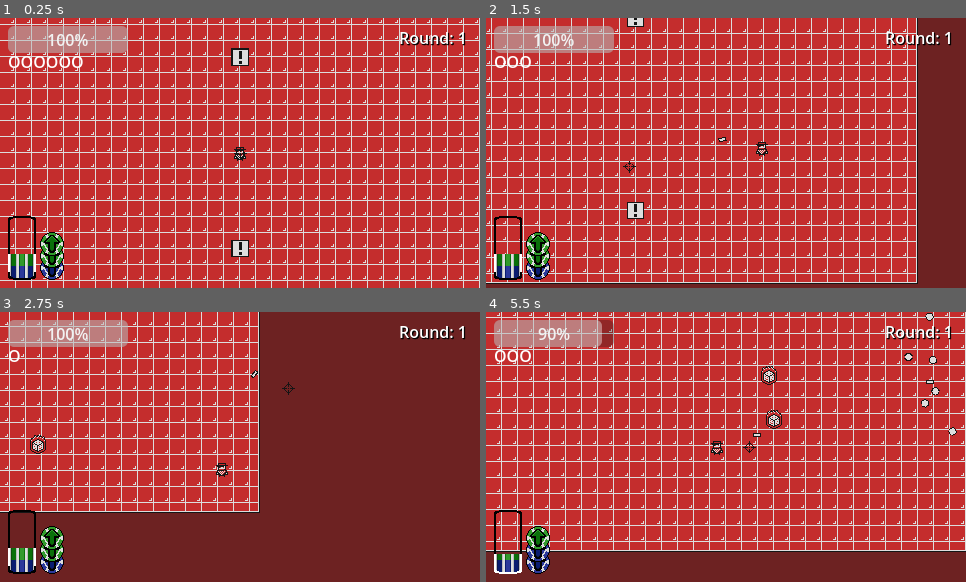
Above: before the commit, frames 1-4 (two rows, left to right).
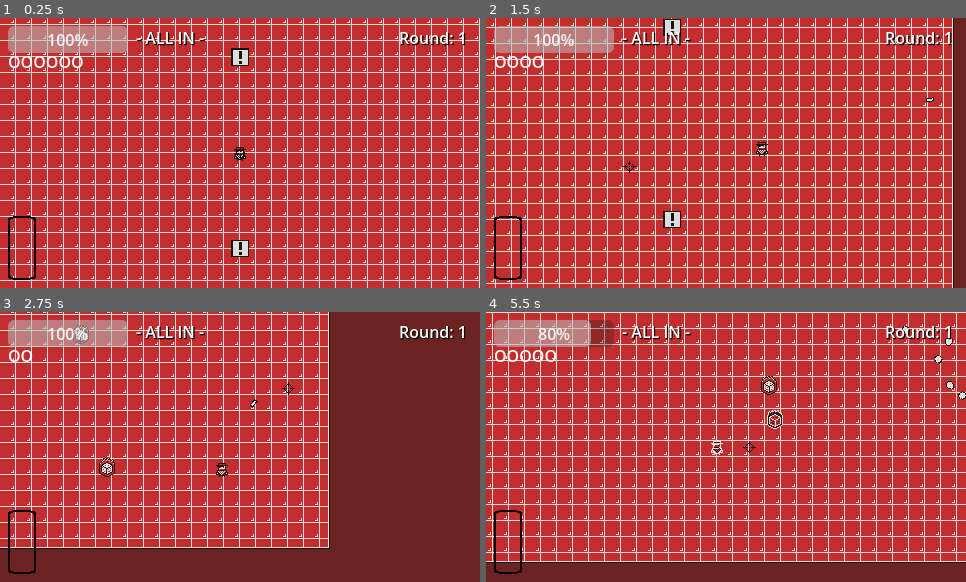
Above: after the commit, the same moments.

Repository: saffron247/lnd-casino
Game: Godot game, scene res://scenes/screens/screen_master.tscn
Same seed, same stepped clock (60 frames per second), same inputs: the game is played once before the commit and once after it.
Inputs (mouse positions are in pixels of both pictures, inside the frame that each line leads up to):
- Up to frame 1 (0.25 s): no input
- Up to frame 2 (1.5 s): tap Enter at 0.5 s; move the mouse to (831, 139) at 0.52 s; press the mouse at (831, 139) at 0.53 s; hold D (right) 0.53-1.28 s; move the mouse to (630, 166) at 1.27 s; release the mouse at (630, 166) at 1.28 s; hold S (down) from 1.28 s (still down); click (630, 166) at 1.35 s
- Up to frame 3 (2.75 s): move the mouse to (288, 387) at 2.02 s; release S (down) at 2.03 s; press the mouse at (288, 387) at 2.03 s; hold D (right) from 2.03 s (still down)
- Up to frame 4 (5.5 s): move the mouse to (702, 501) at 2.77 s; release D (right) at 2.78 s; release the mouse at (702, 501) at 2.78 s; hold W (up) 2.78-3.53 s; click (702, 501) at 2.85 s; move the mouse to (870, 487) at 3.52 s; press the mouse at (870, 487) at 3.53 s; hold A (left) 3.53-5.03 s; move the mouse to (582, 406) at 4.27 s; release the mouse at (582, 406) at 4.28 s; click (582, 406) at 4.35 s; move the mouse to (750, 447) at 5.02 s; press the mouse at (750, 447) at 5.03 s; hold S (down) from 5.03 s (still down)

The runs differ from the first frame. In frame 1, 1.6% of the frame differs, in the area x 1-43%, y 5-98%; in frame 2, 34%, in the area x 0-98%, y 0-100%; in frame 3, 32%; in frame 4, 30%.

Commit message:
0.0.13 choice UI

Diff:
--- a/project.godot
+++ b/project.godot
@@ -80,6 +80,11 @@
 "events": [Object(InputEventKey,"resource_local_to_scene":false,"resource_name":"","device":-1,"window_id":0,"alt_press …(195 unchanged characters)…
 ]
 }
+select={
+"deadzone": 0.2,
+"events": [Object(InputEventMouseButton,"resource_local_to_scene":false,"resource_name":"","device":-1,"window_id":0,"alt_pressed":false,"shift_pressed":false,"ctrl_pressed":false,"meta_pressed":false,"button_mask":1,"position":Vector2(316, 23),"global_position":Vector2(328, 83),"factor":1.0,"button_index":1,"canceled":false,"pressed":true,"double_click":false,"script":null)
+]
+}
 
 [layer_names]
 
--- a/scenes/chips/chip_damage_up.tscn
+++ b/scenes/chips/chip_damage_up.tscn
@@ -7,5 +7,7 @@
 
 [node name="ChipDamageUp" unique_id=1764459190 instance=ExtResource("1_du1fb")]
 script = ExtResource("2_4golu")
+chip_name = "Damage Up"
+chip_description = "+20% Damage"
 full_texture = ExtResource("3_i30i2")
 stack_texture = ExtResource("4_wj2u1")
--- a/scenes/chips/chip_fire_rate_up.tscn
+++ b/scenes/chips/chip_fire_rate_up.tscn
@@ -7,5 +7,7 @@
 
 [node name="ChipFireRateUp" unique_id=1764459190 instance=ExtResource("1_a6d4a")]
 script = ExtResource("2_h5mby")
+chip_name = "Fire Rate Up"
+chip_description = "+20% Fire Rate"
 full_texture = ExtResource("3_de4dn")
 stack_texture = ExtResource("4_6w3o4")
--- a/scenes/chips/chip_speed_up.tscn
+++ b/scenes/chips/chip_speed_up.tscn
@@ -7,5 +7,7 @@
 
 [node name="ChipSpeedUp" unique_id=1764459190 instance=ExtResource("1_0utlf")]
 script = ExtResource("2_7de3f")
+chip_name = "Speed Up"
+chip_description = "+20% Movement Speed"
 full_texture = ExtResource("3_grqkp")
 stack_texture = ExtResource("4_ldbn7")
--- /dev/null
+++ b/scenes/gui/choice_menu.tscn
@@ -0,0 +1,39 @@
+[gd_scene format=3 uid="uid://c1agk7k13u6np"]
+
+[ext_resource type="Script" uid="uid://e6tj84qk5c6j" path="res://scripts/gui/choice_menu.gd" id="1_lli5r"]
+[ext_resource type="PackedScene" uid="uid://dx16wtws7qpli" path="res://scenes/gui/deal_choice.tscn" id="2_kvf6a"]
+[ext_resource type="PackedScene" uid="uid://db1i8x24gwlyb" path="res://scenes/chips/chip_damage_up.tscn" id="3_dvqst"]
+[ext_resource type="PackedScene" uid="uid://b2o4gvgtc7vmh" path="res://scenes/chips/chip_fire_rate_up.tscn" id="4_hx8ie"]
+[ext_resource type="PackedScene" uid="uid://s2x4efby21b1" path="res://scenes/chips/chip_speed_up.tscn" id="5_5a5l1"]
+
+[node name="ChoiceMenu" type="Control" unique_id=1239083834]
+layout_mode = 3
+anchors_preset = 0
+offset_right = 40.0
+offset_bottom = 40.0
+script = ExtResource("1_lli5r")
+
+[node name="HBoxContainer" type="HBoxContainer" parent="." unique_id=700023818]
+layout_mode = 0
+offset_left = 64.0
+offset_top = 56.0
+offset_right = 416.0
+offset_bottom = 216.0
+theme_override_constants/separation = 36
+alignment = 1
+
+[node name="DealChoice" parent="HBoxContainer" unique_id=422250653 instance=ExtResource("2_kvf6a")]
+layout_mode = 2
+chip = ExtResource("3_dvqst")
+
+[node name="DealChoice2" parent="HBoxContainer" unique_id=138349780 instance=ExtResource("2_kvf6a")]
+layout_mode = 2
+chip = ExtResource("4_hx8ie")
+
+[node name="DealChoice3" parent="HBoxContainer" unique_id=2067369246 instance=ExtResource("2_kvf6a")]
+layout_mode = 2
+chip = ExtResource("5_5a5l1")
+
+[connection signal="choice_selected" from="HBoxContainer/DealChoice" to="." method="_on_deal_choice_choice_selected"]
+[connection signal="choice_selected" from="HBoxContainer/DealChoice2" to="." method="_on_deal_choice_choice_selected"]
+[connection signal="choice_selected" from="HBoxContainer/DealChoice3" to="." method="_on_deal_choice_choice_selected"]
--- /dev/null
+++ b/scenes/gui/deal_choice.tscn
@@ -0,0 +1,73 @@
+[gd_scene format=3 uid="uid://dx16wtws7qpli"]
+
+[ext_resource type="Script" uid="uid://bve61jhkgli7g" path="res://scripts/gui/deal_choice.gd" id="1_pekyf"]
+[ext_resource type="Texture2D" uid="uid://beifdqurg3t7f" path="res://assets/chips/chip_damage_up.png" id="2_y7bb5"]
+
+[sub_resource type="LabelSettings" id="LabelSettings_pekyf"]
+shadow_color = Color(0, 0, 0, 1)
+
+[sub_resource type="LabelSettings" id="LabelSettings_5cvcl"]
+font_size = 10
+shadow_color = Color(0, 0, 0, 1)
+shadow_offset = Vector2(0.5, 0.5)
+
+[sub_resource type="LabelSettings" id="LabelSettings_nri4b"]
+font_size = 6
+
+[node name="DealChoice" type="ColorRect" unique_id=422250653]
+custom_minimum_size = Vector2(87, 144)
+offset_right = 87.0
+offset_bottom = 144.0
+pivot_offset = Vector2(44, 67)
+size_flags_horizontal = 4
+size_flags_vertical = 4
+color = Color(0.7411765, 0.22352941, 0.21568628, 1)
+script = ExtResource("1_pekyf")
+
+[node name="HeaderLabel" type="Label" parent="." unique_id=542739479]
+layout_mode = 0
+offset_right = 87.0
+offset_bottom = 23.0
+text = "- FREE -"
+label_settings = SubResource("LabelSettings_pekyf")
+horizontal_alignment = 1
+
+[node name="ChipTexture" type="TextureRect" parent="." unique_id=2069525865]
+layout_mode = 0
+offset_left = 23.5
+offset_top = 40.0
+offset_right = 63.5
+offset_bottom = 80.0
+texture = ExtResource("2_y7bb5")
+
+[node name="ChipNameLabel" type="Label" parent="." unique_id=312156378]
+layout_mode = 0
+offset_top = 80.0
+offset_right = 87.0
+offset_bottom = 96.0
+text = "Damage Up"
+label_settings = SubResource("LabelSettings_5cvcl")
+horizontal_alignment = 1
+
+[node name="ChipDescLabel" type="Label" parent="." unique_id=1606042383]
+layout_mode = 0
+offset_top = 96.0
+offset_right = 87.0
+offset_bottom = 112.0
+text = "+20% Damage"
+label_settings = SubResource("LabelSettings_nri4b")
+horizontal_alignment = 1
+
+[node name="FooterLabel" type="Label" parent="." unique_id=2025219264]
+layout_mode = 0
+offset_top = 120.0
+offset_right = 87.0
+offset_bottom = 143.0
+text = "- FREE -"
+label_settings = SubResource("LabelSettings_pekyf")
+horizontal_alignment = 1
+
+[connection signal="gui_input" from="." to="." method="_on_gui_input"]
+[connection signal="mouse_entered" from="." to="." method="_on_mouse_entered"]
+[connection signal="mouse_exited" from="." to="." method="_on_mouse_exited"]
+[connection signal="tree_entered" from="." to="." method="_on_tree_entered"]
--- a/scenes/screens/screen_game.tscn
+++ b/scenes/screens/screen_game.tscn
@@ -8,6 +8,7 @@
 [ext_resource type="PackedScene" uid="uid://b6rosba8uyuww" path="res://scenes/gui/stack_slot.tscn" id="7_gj5na"]
 [ext_resource type="PackedScene" uid="uid://bggsjubo4gbsg" path="res://scenes/gui/pause_menu.tscn" id="7_t1mv0"]
 [ext_resource type="Texture2D" uid="uid://opkvhm7fvsk3" path="res://assets/gui/chip_stack.png" id="7_vaw4v"]
+[ext_resource type="PackedScene" uid="uid://c1agk7k13u6np" path="res://scenes/gui/choice_menu.tscn" id="9_gj5na"]
 
 [sub_resource type="NavigationPolygon" id="NavigationPolygon_qwan3"]
 vertices = PackedVector2Array(274, 162, -274, 162, -274, -162, 274, -162)
@@ -185,13 +186,23 @@
 
 [node name="PauseMenu" parent="HUD" unique_id=1588935651 instance=ExtResource("7_t1mv0")]
 visible = false
-z_index = 2
+z_index = 10
+
+[node name="ChoiceMenu" parent="HUD" unique_id=1239083834 instance=ExtResource("9_gj5na")]
+process_mode = 1
+offset_right = 0.0
+offset_bottom = 0.0
 
 [node name="NextRoundTimer" type="Timer" parent="." unique_id=54988864]
+one_shot = true
+
+[node name="EndRoundTimer" type="Timer" parent="." unique_id=1187148752]
 one_shot = true
 
 [connection signal="ammo_updated" from="World/Player" to="HUD" method="_on_player_ammo_updated"]
 [connection signal="game_over" from="World/Player" to="." method="_on_player_game_over"]
 [connection signal="health_updated" from="World/Player" to="HUD" method="_on_player_health_updated"]
 [connection signal="stack_updated" from="World/Player" to="HUD" method="_on_player_stack_updated"]
+[connection signal="choice_selected" from="HUD/ChoiceMenu" to="." method="_on_choice_menu_choice_selected"]
 [connection signal="timeout" from="NextRoundTimer" to="." method="_on_next_round_timer_timeout"]
+[connection signal="timeout" from="EndRoundTimer" to="." method="_on_end_round_timer_timeout"]
--- a/scripts/chips/chip.gd
+++ b/scripts/chips/chip.gd
@@ -6,6 +6,8 @@
 var parent : Node2D
 
 
+@export var chip_name : String
+@export var chip_description : String
 @export var full_texture : Texture
 @export var stack_texture : Texture
 
--- a/scripts/entities/player.gd
+++ b/scripts/entities/player.gd
@@ -30,6 +30,7 @@
 
 # VARIABLES
 var state := State.FREE  ## Current state.
+var screen_game : ScreenGame
 
 var max_health = 10  ## Maximum health.
 var health = max_health  ## Current health.
@@ -54,40 +55,10 @@
 func _ready() -> void:
 	# Sets up resize signal
 	get_tree().get_root().size_changed.connect(resize)
+	screen_game = get_parent().get_parent()
 
 	health_updated.emit(max_health, max_health)
 	ammo_updated.emit(max_ammo)
-
-	# TEMPORARY: Add chips to player
-	var ChipFireRateScn = load("res://scenes/chips/chip_fire_rate_up.tscn") # TEMP
-	var chip_fire_rate_up = ChipFireRateScn.instantiate(); # TEMP
-	push_chip_to_stack(chip_fire_rate_up) # TEMP
-
-	chip_fire_rate_up = ChipFireRateScn.instantiate(); # TEMP
-	push_chip_to_stack(chip_fire_rate_up) # TEMP
-
-	var ChipSpeedScn = load("res://scenes/chips/chip_speed_up.tscn") # TEMP
-	var chip_speed_up = ChipSpeedScn.instantiate(); # TEMP
-	push_chip_to_stack(chip_speed_up) # TEMP
-
-	#chip_speed_up = ChipSpeedScn.instantiate(); # TEMP
-	#push_chip_to_stack(chip_speed_up) # TEMP
-	#
-	#chip_speed_up = ChipSpeedScn.instantiate(); # TEMP
-	#push_chip_to_stack(chip_speed_up) # TEMP
-	#
-	#chip_speed_up = ChipSpeedScn.instantiate(); # TEMP
-	#push_chip_to_stack(chip_speed_up) # TEMP
-	#
-	#chip_speed_up = ChipSpeedScn.instantiate(); # TEMP
-	#push_chip_to_stack(chip_speed_up) # TEMP
-
-	#var ChipDamageScn = load("res://scenes/chips/chip_damage_up.tscn") # TEMP
-	#var chip_damage_up = ChipDamageScn.instantiate(); # TEMP
-	#push_chip_to_stack(chip_damage_up) # TEMP
-
-	chip_speed_up = ChipSpeedScn.instantiate(); # TEMP
-	push_chip_to_stack(chip_speed_up) # TEMP
 
 
 ## Triggers on screen resize; ensures attacks are directed correctly.
@@ -96,7 +67,7 @@
 
 
 func _unhandled_input(event: InputEvent):
-	if state == State.FREE:
+	if state == State.FREE and screen_game.in_round:
 		if event.is_action_pressed("shoot"):
 			shoot()
 
@@ -106,7 +77,8 @@
 	$Camera2D.offset = (get_viewport().get_mouse_position() - \
 		(screen_size / 2)) * 0.375
 
-	if state == State.FREE and Input.is_action_pressed("shoot"):
+	if state == State.FREE and Input.is_action_pressed("shoot") \
+		and screen_game.in_round:
 		shoot()
 
 	var input_direction = Input.get_vector("left", "right", "up", "down")
@@ -167,10 +139,13 @@
 	chip_stack.push_back(chip)
 	active_chip_end += 1
 	active_chip_start = max(0, active_chip_end - max_active_chips)
-	stack_updated.emit(chip_stack, active_chip_start, active_chip_end)
+	activate_active_chips()
 
 
 func activate_active_chips():
+	for child in $ActiveChipStack.get_children():
+		$ActiveChipStack.remove_child(child)
+
 	for i in range(active_chip_start, active_chip_end):
 		$ActiveChipStack.add_child(chip_stack[i])
 		$ActiveChipStack.move_child(chip_stack[i], 0)
@@ -191,14 +166,14 @@
 
 
 # PSEUDO-SIGNALS
-func on_new_round() -> void:
+func on_round_end() -> void:
+	update_state(State.FREE)
+	$ReloadTimer.stop()
 	ammo = max_ammo
 	ammo_updated.emit(ammo)
 
-	for child in $ActiveChipStack.get_children():
-		$ActiveChipStack.remove_child(child)
 	active_chip_end = len(chip_stack)
-	active_chip_start = active_chip_end - max_active_chips
+	active_chip_start = max(0, active_chip_end - max_active_chips)
 	activate_active_chips()
 
 
--- /dev/null
+++ b/scripts/gui/choice_menu.gd
@@ -0,0 +1,10 @@
+extends Control
+class_name ChoiceMenu
+
+
+# SIGNALS
+signal choice_selected(chip: Chip)
+
+
+func _on_deal_choice_choice_selected(chip: Chip) -> void:
+	choice_selected.emit(chip)
--- /dev/null
+++ b/scripts/gui/deal_choice.gd
@@ -0,0 +1,32 @@
+extends ColorRect
+class_name DealChoice
+
+
+# SIGNALS
+signal choice_selected(chip: Chip)
+
+
+var chip_instance : Chip
+@export var chip : PackedScene
+
+
+func _on_tree_entered() -> void:
+	chip_instance = chip.instantiate()
+
+	$ChipTexture.texture = chip_instance.full_texture
+	$ChipNameLabel.text = chip_instance.chip_name
+	$ChipDescLabel.text = chip_instance.chip_description
+
+
+func _on_mouse_entered() -> void:
+	scale = Vector2(1.05, 1.05)
+
+
+func _on_mouse_exited() -> void:
+	scale = Vector2.ONE
+
+
+func _on_gui_input(event: InputEvent) -> void:
+	if event.is_action_pressed("select"):
+		scale = Vector2.ONE
+		choice_selected.emit(chip_instance)
--- a/scripts/gui/stack_slot.gd
+++ b/scripts/gui/stack_slot.gd
@@ -18,10 +18,13 @@
 	match stack_position:
 		StackPosition.MIDDLE:
 			$Highlight.texture = StackHighlightMiddle
+			$Highlight.position.y = 0.0
 		StackPosition.TOP:
 			$Highlight.texture = StackHighlightTop
+			$Highlight.position.y = -2.0
 		StackPosition.BOTTOM:
 			$Highlight.texture = StackHighlightBottom
+			$Highlight.position.y = 0.0
 
 	$Highlight.show()
 
--- a/scripts/screens/screen_game.gd
+++ b/scripts/screens/screen_game.gd
@@ -13,12 +13,18 @@
 var round_number := 1  ## Current Round number.
 var current_round : Round  ## Reference to the current Round.
 
+var in_round := false  ## True if the game is in a round.
 var paused := false  ## True if the game is paused.
+var choice_mode := false  ## True if the game is in the choice menu.
+var choice_menu : ChoiceMenu
 
 
 # BUILT-IN VIRTUAL METHODS
 func _ready():
 	master = get_parent()
+	choice_menu = $HUD.get_node("ChoiceMenu")
+	$HUD.remove_child(choice_menu)
+	$World/Player.on_round_end()
 	start_next_round()
 
 
@@ -43,9 +49,14 @@
 	paused = false
 
 
+func end_round() -> void:
+	in_round = false
+	$HUD/AllInLabel.hide()
+	$World/Player.on_round_end()
+
+
 func start_next_round() -> void:
-	$HUD/AllInLabel.hide()
-	$World/Player.on_new_round()
+	in_round = true
 	current_round = round_array[(round_number - 1) % len(round_array)].instantiate()
 	current_round.player = $World/Player
 	current_round.round_over.connect(_on_round_over)
@@ -60,6 +71,25 @@
 
 
 func _on_round_over() -> void:
+	$EndRoundTimer.start()
+
+
+func _on_end_round_timer_timeout() -> void:
+	end_round()
+
+	if len($World/Player.chip_stack) >= $World/Player.max_chips:
+		_on_next_round_timer_timeout()
+	else:
+		$World.process_mode = Node.PROCESS_MODE_DISABLED
+		choice_mode = true
+		$HUD.add_child(choice_menu)
+
+
+func _on_choice_menu_choice_selected(chip: Chip) -> void:
+	$HUD.remove_child(choice_menu)
+	choice_mode = false
+	$World.process_mode = Node.PROCESS_MODE_PAUSABLE
+	$World/Player.push_chip_to_stack(chip)
 	$NextRoundTimer.start()
 
 
Not shown, added: scripts/gui/choice_menu.gd.uid
Not shown, added: scripts/gui/deal_choice.gd.uid
